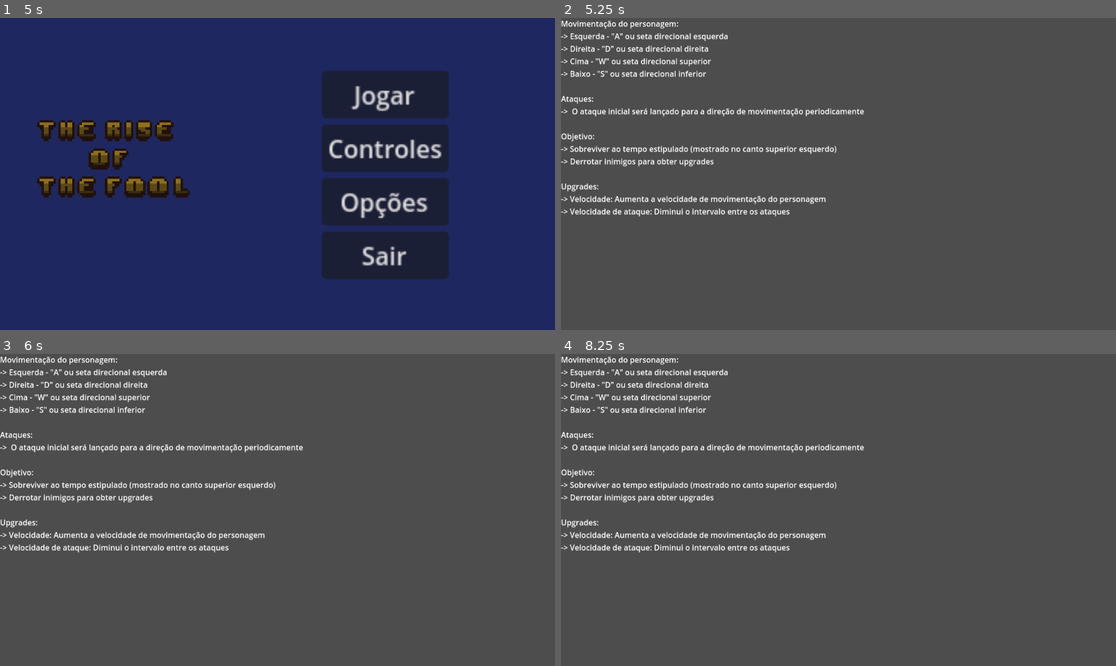
Above: before the commit, frames 1-4 (two rows, left to right).
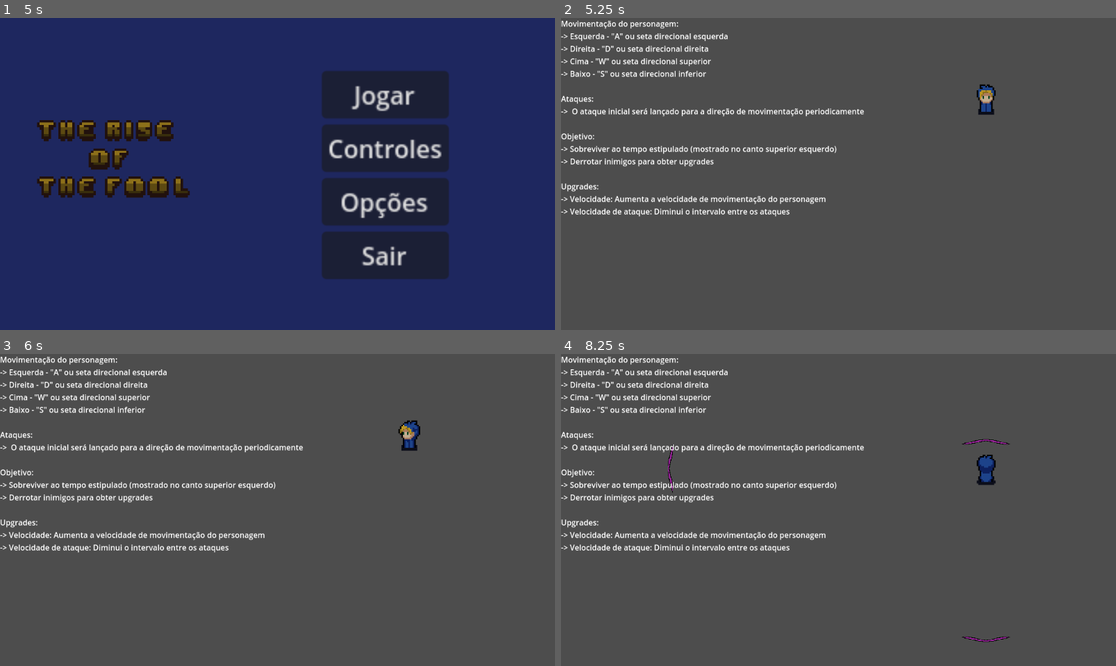
Above: after the commit, the same moments.

Repository: HendrickFS/TheRiseOfTheFool
Game: Godot game, scene res://interface/menu.tscn
The game is run twice, just before and just after one commit, with the same random seed, the same clock (stepped at 60 frames per second) and the same inputs.
Inputs:
- Up to frame 1 (5 s): hold D (right) 0.53-1.28 s; hold S (down) 1.28-2.03 s; hold D (right) 2.03-2.78 s; hold W (up) 2.78-3.53 s; tap Enter at 3.5 s; hold A (left) 3.53-4.25 s; click "Iniciar" at 4.25 s
- Up to frame 2 (5.25 s): click "Controles" at 5 s
- Up to frame 3 (6 s): hold A (left) from 5.78 s (still down)
- Up to frame 4 (8.25 s): release A (left) at 6.53 s; hold S (down) 6.53-7.28 s; hold D (right) 7.28-8.03 s; hold W (up) from 8.03 s (still down)

Frame 1 is identical in both runs. In frame 2, 0.3% of the frame differs, in the area x 74-79%, y 21-31%; in frame 3, 0.3%; in frame 4, 0.5%, in the area x 19-81%, y 27-93%.

Commit message:
level menu

Diff:
--- /dev/null
+++ b/enemy/tank.gd
@@ -0,0 +1,30 @@
+extends CharacterBody2D
+
+@onready var player = get_node("/root/world/player")
+var speed = 50
+var life = 40
+var damage = 20
+var exp_value = 30
+var exp = load("res://items/exp.tscn")
+
+func _physics_process(delta):
+
+	var direction = global_position.direction_to(player.global_position)
+	velocity = direction * speed
+
+	move_and_slide()
+	for i in get_slide_collision_count():
+		var collision = get_slide_collision(i)
+		if(collision.get_collider().name == "player"):
+			collision.get_collider().damage(damage)
+			position -= direction
+
+func death(life_depleted):
+	print("dano")
+	life-=life_depleted
+	if(life<=0):
+		var exp_instance = exp.instantiate()
+		exp_instance.global_position = position
+		exp_instance.initialize(exp_value)
+		get_parent().add_child(exp_instance)
+		queue_free()
--- /dev/null
+++ b/enemy/tank.tscn
@@ -0,0 +1,25 @@
+[gd_scene load_steps=4 format=3 uid="uid://bc6pb1ocj7bqw"]
+
+[ext_resource type="Texture2D" uid="uid://b1k03xjpgxo3" path="res://enemy/assets/mulaSemCabeca.png" id="1_fu0ap"]
+[ext_resource type="Script" path="res://enemy/tank.gd" id="1_vnpam"]
+
+[sub_resource type="RectangleShape2D" id="RectangleShape2D_tg1d3"]
+size = Vector2(65.9854, 90.1146)
+
+[node name="tank" type="CharacterBody2D"]
+collision_layer = 4
+collision_mask = 10
+script = ExtResource("1_vnpam")
+
+[node name="Sprite2D" type="Sprite2D" parent="."]
+texture_filter = 1
+position = Vector2(5, -4)
+scale = Vector2(3, 3)
+texture = ExtResource("1_fu0ap")
+hframes = 2
+vframes = 3
+
+[node name="CollisionShape2D" type="CollisionShape2D" parent="."]
+position = Vector2(-13.9623, 14.122)
+rotation = -1.57367
+shape = SubResource("RectangleShape2D_tg1d3")
--- a/enemy/utilities/spawner.gd
+++ b/enemy/utilities/spawner.gd
@@ -3,18 +3,19 @@
 @onready var player = get_node("/root/world/player")
 
 var chaser = load("res://enemy/chaser.tscn")
-var chaser_count = 0
+var tank = load("res://enemy/tank.tscn")
+var enemies = [chaser, tank]
+var rng = RandomNumberGenerator.new()
 
 var timer = 5
-
 func _process(delta):
 	timer-=delta
 	if(timer<=0):
 		timer = 5
-		var enemy_spawned = chaser.instantiate()
+		var choice = randi_range(0, enemies.size()-1)
+		var enemy_spawned = enemies[choice].instantiate()
 		enemy_spawned.global_position = random_position()
 		add_child(enemy_spawned)
-		chaser_count+=1
 
 func random_position():
 	var player_position = player.global_position
@@ -23,7 +24,6 @@
 	var minimum_y = player_position.y - 400
 	var maximum_y = player_position.y + 400
 
-	var rng = RandomNumberGenerator.new()
 	var x = rng.randi_range(minimum_x, maximum_x)
 	var y = 0
 	if (x > (player_position.x - 556) and x < (player_position.x + 556)):
--- a/interface/instructions.tscn
+++ b/interface/instructions.tscn
@@ -1,6 +1,17 @@
-[gd_scene format=3 uid="uid://b2ehn5lvhbqh5"]
+[gd_scene load_steps=4 format=3 uid="uid://b2ehn5lvhbqh5"]
+
+[ext_resource type="PackedScene" uid="uid://dn26busx8rdxi" path="res://player/player.tscn" id="1_laxb3"]
+
+[sub_resource type="SegmentShape2D" id="SegmentShape2D_c0toi"]
+a = Vector2(0, 286)
+
+[sub_resource type="SegmentShape2D" id="SegmentShape2D_kmxpe"]
+a = Vector2(-358, 8)
 
 [node name="instructions" type="Node2D"]
+
+[node name="player" parent="." instance=ExtResource("1_laxb3")]
+position = Vector2(882, 167)
 
 [node name="Label" type="Label" parent="."]
 offset_right = 40.0
@@ -21,3 +32,27 @@
 Upgrades:
 -> Velocidade: Aumenta a velocidade de movimentação do personagem
 -> Velocidade de ataque: Diminui o intervalo entre os ataques"
+
+[node name="RigidBody2D" type="CharacterBody2D" parent="."]
+position = Vector2(743, 18)
+
+[node name="CollisionShape2D" type="CollisionShape2D" parent="RigidBody2D"]
+shape = SubResource("SegmentShape2D_c0toi")
+
+[node name="RigidBody2D2" type="CharacterBody2D" parent="."]
+position = Vector2(1105, 23)
+
+[node name="CollisionShape2D" type="CollisionShape2D" parent="RigidBody2D2"]
+shape = SubResource("SegmentShape2D_c0toi")
+
+[node name="RigidBody2D3" type="CharacterBody2D" parent="."]
+position = Vector2(1105, 23)
+
+[node name="CollisionShape2D" type="CollisionShape2D" parent="RigidBody2D3"]
+shape = SubResource("SegmentShape2D_kmxpe")
+
+[node name="RigidBody2D4" type="CharacterBody2D" parent="."]
+position = Vector2(1106, 293)
+
+[node name="CollisionShape2D" type="CollisionShape2D" parent="RigidBody2D4"]
+shape = SubResource("SegmentShape2D_kmxpe")
--- /dev/null
+++ b/interface/level_menu.gd
@@ -0,0 +1,28 @@
+extends Node2D
+
+var level_completed = 0
+@onready var level01 = $Button
+@onready var level02 = $Button2
+@onready var level03 = $Button3
+
+func _ready():
+	level_completed = Global.get_level_completed()
+	if level_completed >= 1:
+		level02.disabled = false
+	if level_completed >= 2:
+		level03.disabled = false
+
+func _on_button_pressed():
+	Global.set_level_selected(1)
+	get_tree().change_scene_to_file("res://world/world.tscn")
+
+func _on_button_2_pressed():
+	Global.set_level_selected(2)
+	get_tree().change_scene_to_file("res://world/world.tscn")
+
+func _on_button_3_pressed():
+	Global.set_level_selected(3)
+	get_tree().change_scene_to_file("res://world/world.tscn")
+
+func _on_button_4_pressed():
+	get_tree().change_scene_to_file("res://interface/main_menu.tscn")
--- a/interface/level_menu.tscn
+++ b/interface/level_menu.tscn
@@ -1,3 +1,57 @@
-[gd_scene format=3 uid="uid://b5hg06m1xj00u"]
+[gd_scene load_steps=3 format=3 uid="uid://b5hg06m1xj00u"]
+
+[ext_resource type="Script" path="res://interface/level_menu.gd" id="1_8st3w"]
+[ext_resource type="Texture2D" uid="uid://bkyv4w6l8ts3v" path="res://interface/assets/level01.png" id="2_sbvmn"]
 
 [node name="levelMenu" type="Node2D"]
+script = ExtResource("1_8st3w")
+
+[node name="Sprite2D" type="Sprite2D" parent="."]
+position = Vector2(540, 151)
+scale = Vector2(1.1, 1)
+texture = ExtResource("2_sbvmn")
+
+[node name="Button" type="Button" parent="."]
+offset_left = 369.0
+offset_top = 176.0
+offset_right = 711.0
+offset_bottom = 207.0
+text = "Fase 01"
+
+[node name="Sprite2D2" type="Sprite2D" parent="."]
+position = Vector2(540, 269)
+scale = Vector2(1.09532, 1)
+texture = ExtResource("2_sbvmn")
+
+[node name="Button2" type="Button" parent="."]
+offset_left = 369.0
+offset_top = 294.0
+offset_right = 711.0
+offset_bottom = 325.0
+disabled = true
+text = "Fase 02"
+
+[node name="Sprite2D3" type="Sprite2D" parent="."]
+position = Vector2(540, 387)
+scale = Vector2(1.09532, 1)
+texture = ExtResource("2_sbvmn")
+
+[node name="Button3" type="Button" parent="."]
+offset_left = 369.0
+offset_top = 412.0
+offset_right = 710.0
+offset_bottom = 443.0
+disabled = true
+text = "Fase 03"
+
+[node name="Button4" type="Button" parent="."]
+offset_left = 375.0
+offset_top = 486.0
+offset_right = 716.0
+offset_bottom = 517.0
+text = "Voltar"
+
+[connection signal="pressed" from="Button" to="." method="_on_button_pressed"]
+[connection signal="pressed" from="Button2" to="." method="_on_button_2_pressed"]
+[connection signal="pressed" from="Button3" to="." method="_on_button_3_pressed"]
+[connection signal="pressed" from="Button4" to="." method="_on_button_4_pressed"]
--- a/interface/main_menu.gd
+++ b/interface/main_menu.gd
@@ -1,7 +1,7 @@
 extends Control
 
 func _on_jogar_pressed():
-	get_tree().change_scene_to_file("res://world/world.tscn")
+	get_tree().change_scene_to_file("res://interface/level_menu.tscn")
 
 
 func _on_controles_pressed():
--- a/player/player.gd
+++ b/player/player.gd
@@ -31,12 +31,13 @@
 @onready var levelup_control = $Camera2D/Control/levelup_control
 
 func _ready():
-	levelup_control.connect("speed_up_signal", on_speed_up)
-	levelup_control.connect("attackspeed_up_signal", on_attackspeed_up)
-	levelup_control.connect("life_recover_signal", on_life_recover)
-	levelup_control.connect("life_increase_signal", on_life_increase)
-	levelup_control.connect("experience_boost_signal", on_experience_boost)
-	levelup_control.connect("aerial_slash_signal", on_aerial_slash)
+	if (levelup_control != null):
+		levelup_control.connect("speed_up_signal", on_speed_up)
+		levelup_control.connect("attackspeed_up_signal", on_attackspeed_up)
+		levelup_control.connect("life_recover_signal", on_life_recover)
+		levelup_control.connect("life_increase_signal", on_life_increase)
+		levelup_control.connect("experience_boost_signal", on_experience_boost)
+		levelup_control.connect("aerial_slash_signal", on_aerial_slash)
 
 func _physics_process(delta):
 	var input = Input.get_vector("left", "right", "up", "down")
--- a/project.godot
+++ b/project.godot
@@ -14,6 +14,10 @@
 run/main_scene="res://interface/menu.tscn"
 config/features=PackedStringArray("4.2", "GL Compatibility")
 config/icon="res://icon.svg"
+
+[autoload]
+
+Global="*res://utils/Global.gd"
 
 [dotnet]
 
--- /dev/null
+++ b/utils/Global.gd
@@ -0,0 +1,29 @@
+extends Node
+
+var level_selected = 0
+# 0 -> Nenhuma fase
+# 1 -> Primeira fase
+# 2 -> Segunda fase
+# 3 -> Terceira fase
+
+var level_completed = 0
+# 0 -> Nenhuma fase vencida
+# 1 -> Primeira fase vencida
+# 2 -> Segunda fase vencida
+# 3 -> Terceira fase vencida
+
+func _ready():
+	print("Global loaded")
+
+func get_level_selected():
+	return level_selected
+
+func set_level_selected(level):
+	level_selected = level
+
+func get_level_completed():
+	return level_completed
+
+func set_level_completed(level):
+	level_completed = level
+	print("Level completed: ", level_completed)
--- a/world/scene_ontrol.gd
+++ b/world/scene_ontrol.gd
@@ -9,6 +9,12 @@
 func _process(delta):
 	timer_label.text = str("%02d" % minutes) + ":" + str("%02d" % seconds)
 	if(minutes==0 and seconds==0 ):
+		if Global.get_level_selected() == 1:
+			Global.set_level_completed(1)
+		elif Global.get_level_selected() == 2:
+			Global.set_level_completed(2)
+		elif Global.get_level_selected() == 3:
+			Global.set_level_completed(3)
 		get_tree().change_scene_to_file("res://interface/game_win.tscn")
 
 func _on_timer_timeout():
--- /dev/null
+++ b/world/world.gd
@@ -0,0 +1,8 @@
+extends Node2D
+
+@onready var background = $background
+var level_selected = 0
+
+func _ready():
+	level_selected = Global.get_level_selected()
+	print(level_selected)
--- a/world/world.tscn
+++ b/world/world.tscn
@@ -1,6 +1,7 @@
-[gd_scene load_steps=16 format=3 uid="uid://bpeeucvou1ypq"]
+[gd_scene load_steps=17 format=3 uid="uid://bpeeucvou1ypq"]
 
 [ext_resource type="PackedScene" uid="uid://b0ii2ky1kdvy5" path="res://enemy/utilities/spawner.tscn" id="1_4xxv1"]
+[ext_resource type="Script" path="res://world/world.gd" id="1_7w6ni"]
 [ext_resource type="Texture2D" uid="uid://cq8i3u02pgvfx" path="res://world/assets/Cenario1.png" id="1_44nia"]
 [ext_resource type="PackedScene" uid="uid://dn26busx8rdxi" path="res://player/player.tscn" id="1_p82kn"]
 [ext_resource type="Texture2D" uid="uid://cep1l61n5dmgf" path="res://world/assets/Arvore.png" id="2_x4sv4"]
@@ -54,6 +55,7 @@
 font_size = 25
 
 [node name="world" type="Node2D"]
+script = ExtResource("1_7w6ni")
 
 [node name="background" type="TextureRect" parent="."]
 offset_left = -4080.0
Binary file added: interface/assets/level01.png
Not shown, added: interface/assets/level01.png.import
